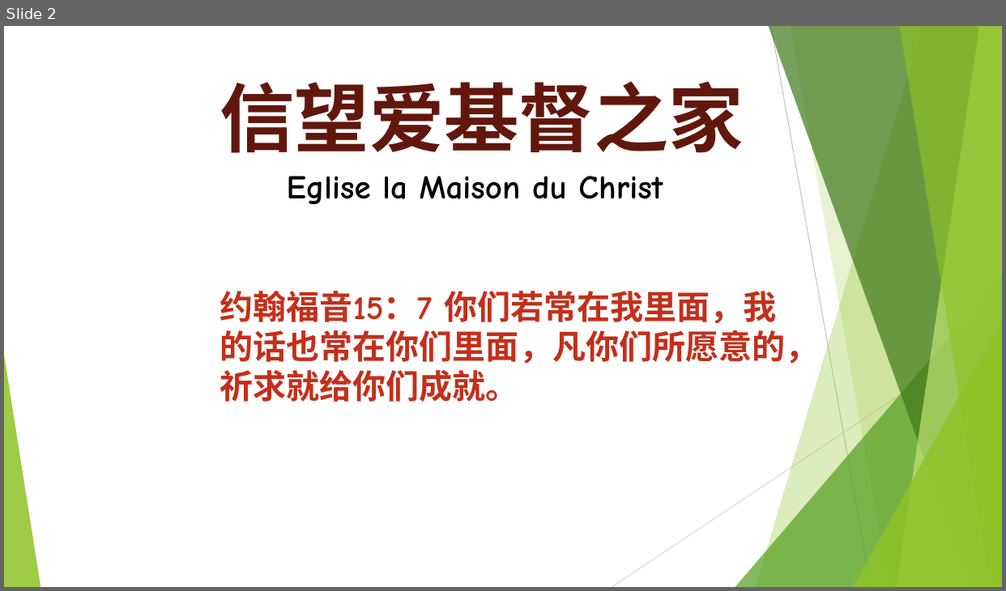
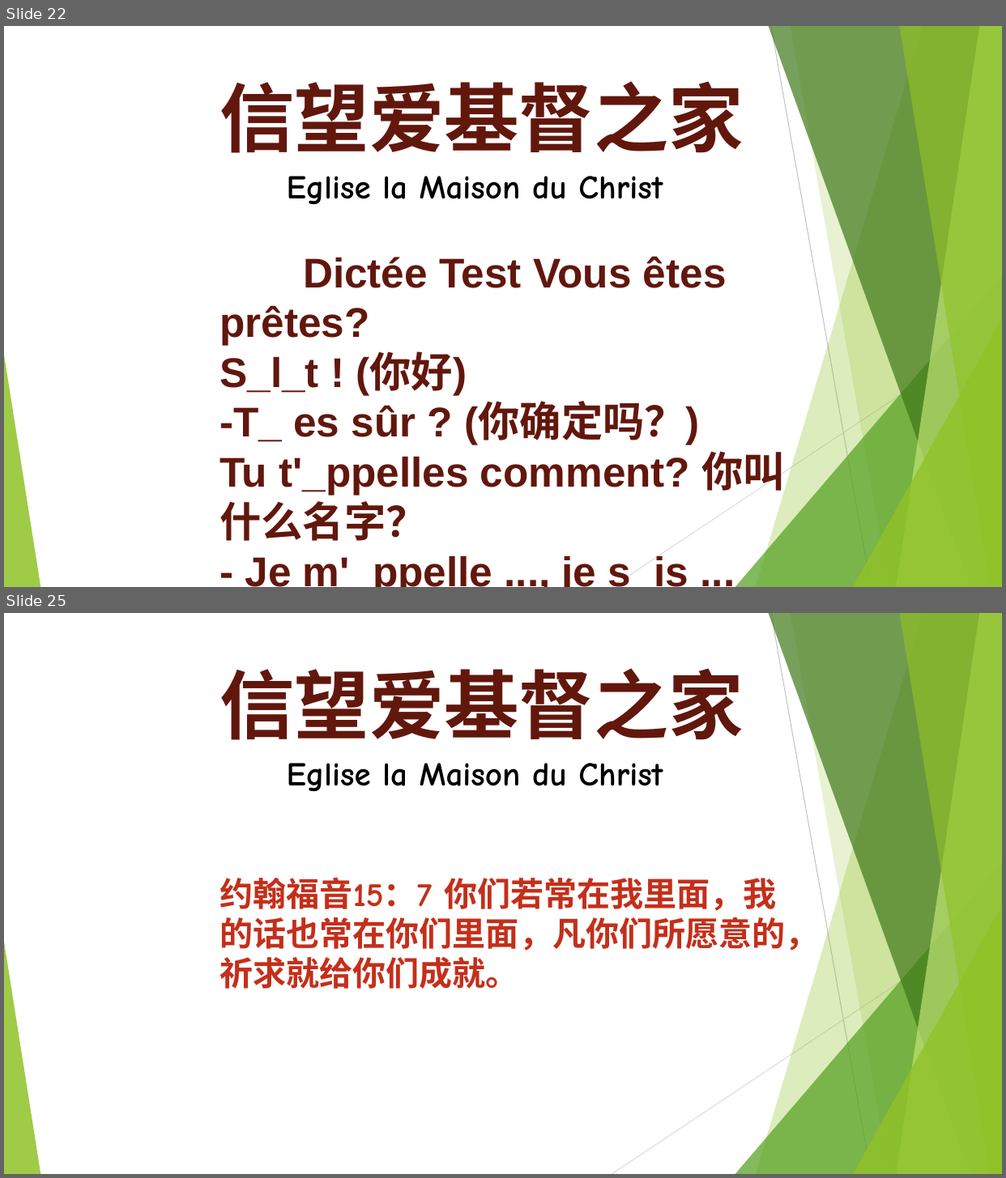
Before and after one commit to WANGZijian1994/SildePPT, a slide deck: 2026-03-01 法语课.pptx. Shown one above the other, each under a label of ours: slide 2 before the commit, slides 22 and 25 after it; the slides between them are not shown. The pictures are 1006x591 and 1006x1178 pixels, drawn with LibreOffice and Linux fonts; fonts in the diff are those of the drawing. Boxes give left, top, right and bottom in pixels: in the first picture for what was removed or moved away, otherwise in the second. Text is boxed around its words. In the diff, an @@ line names an element or a change of style, - is before the commit and + after.

```diff
--- a/2026-03-01 法语课.pptx
+++ b/2026-03-01 法语课.pptx
@@ slide 22 added at (x1=4, y1=26, x2=1002, y2=587), background #FFFFFF; not listed: 10 template elements that a slide beside it also shows @@
@@ text added at (x1=219, y1=81, x2=786, y2=587), 40 pt, text #62170D, bold @@
+信望爱基督之家
+Eglise la Maison du Christ
+Dictée Test Vous êtes prêtes?
+S_l_t ! (你好)
+-T_ es sûr ? (你确定吗？)
+Tu t'_ppelles comment? 你叫什么名字？
+- Je m'_ppelle ..., je s_is ...
@@ what was slide 2 is now slide 25 @@
```
Also in this commit, not shown: 1 slide changed, 22 other slides added, 2 other files.
